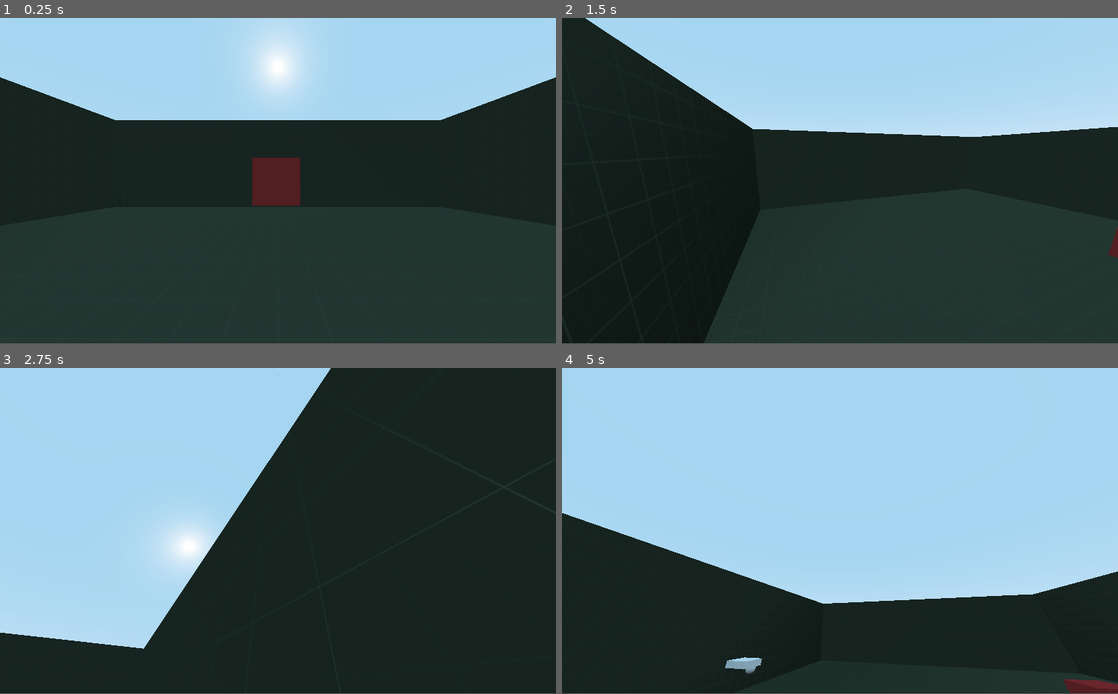
Above: before the commit, frames 1-4 (two rows, left to right).
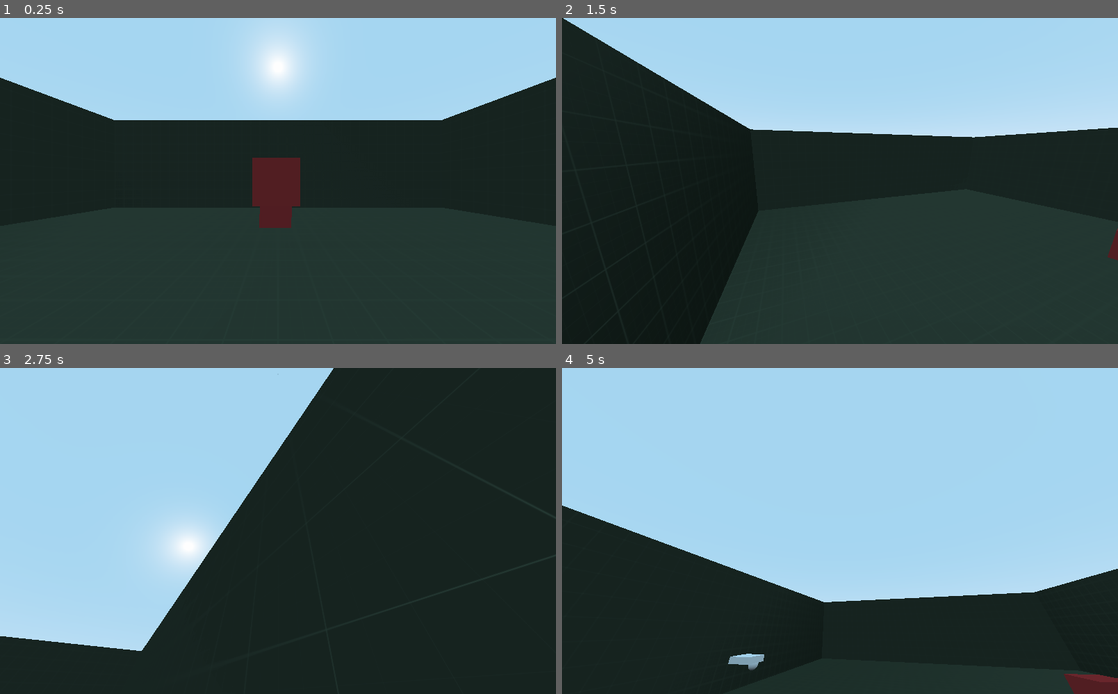
Above: after the commit, the same moments.

Repository: DocentSzachista/PiPG-demo
Game: Godot game, scene res://Main.tscn
The game is run twice, just before and just after one commit, with the same random seed, the same clock (stepped at 60 frames per second) and the same inputs. The project has no main scene, so this scene is started directly.
Inputs (mouse positions are in pixels of both pictures, inside the frame that each line leads up to):
- Up to frame 1 (0.25 s): no input
- Up to frame 2 (1.5 s): move the mouse to (962, 164) at 0.52 s; hold D (move_right) 0.53-1.28 s; tap E (interact) at 0.6, 1.35 s; tap Space (jump) at 0.77 s; move the mouse to (728, 197) at 1.27 s; hold S (move_backward) from 1.28 s (still down)
- Up to frame 3 (2.75 s): tap Space (jump) at 1.52 s; move the mouse to (333, 459) at 2.02 s; release S (move_backward) at 2.03 s; hold D (move_right) from 2.03 s (still down); hold W (move_foward) from 2.03 s (still down); tap E (interact) at 2.3 s
- Up to frame 4 (5 s): move the mouse to (812, 596) at 2.77 s; release W (move_foward) at 2.78 s; tap E (interact) at 2.85, 3.6, 4.55 s; tap Space (jump) at 3.02, 3.77, 4.52 s; move the mouse to (1006, 579) at 3.52 s; release D (move_right) at 3.53 s; hold A (move_left) from 3.53 s (still down); move the mouse to (673, 482) at 4.27 s; tap W (move_foward) at 4.35 s
In our replay, the window is 800x468 before the commit and 800x469 after it. These sizes can differ from the game's own. Grey fills any space a smaller window leaves; there, only what the larger window draws over its background counts as a difference.

The runs differ from the first frame. In frame 1, 0.4% of the frame differs, in the area x 0-100%, y 18-65%; in frame 2, 1.1%; in frame 3, 0.4%; in frame 4, 1.4%, in the area x 0-100%, y 42-100%.

Commit message:
repair gravity add interaction for box

Diff:
--- a/Demo-version/Main.tscn
+++ b/Demo-version/Main.tscn
@@ -69,7 +69,7 @@
 
 [node name="InteractibleBox" parent="." instance=ExtResource( 3 )]
 transform = Transform( 1, 0, 0, 0, 1, 0, 0, 0, 1, -0.0376412, 2.03381, -3.88203 )
-mass = 1.0
+mass = 2.44
 
 [node name="Button" parent="." instance=ExtResource( 4 )]
 transform = Transform( 1, 0, 0, 0, 1, 0, 0, 0, 1, 0, 1.13978, 8.95727 )
@@ -85,3 +85,6 @@
 [node name="AnimationPlayer" type="AnimationPlayer" parent="MovingPlatform"]
 anims/RESET = SubResource( 7 )
 anims/move = SubResource( 8 )
+
+[node name="InteractibleBox2" parent="." instance=ExtResource( 3 )]
+transform = Transform( 1, 0, 0, 0, 1, 0, 0, 0, 1, -0.0752824, 1.01868, -5.59046 )
--- a/Demo-version/assets/Player/InteractionHandler.gd
+++ b/Demo-version/assets/Player/InteractionHandler.gd
@@ -24,17 +24,19 @@
 func _check_interactions()->void:
 
 	if  _raycast.is_colliding() :
-		#print("colide")
 		var collider = _raycast.get_collider()
 		if   collider is RigidBody:
-			_picked_object = _raycast.get_collider() as RigidBody
-			_raycast.enabled = false
+			_set_text("pickup box")
+			if collider.mass <= max_grab_mass:
+				if Input.is_action_just_pressed("interact"):
+					_picked_object = collider as RigidBody
+					_raycast.enabled = false
+
 		elif collider.is_in_group("interactibles")  && collider.has_method("interact") :
 			_set_text(collider.interactible_text)
 			if Input.is_action_just_pressed("interact"):
 				collider.interact()
 	else:
-		print("Not coliding")
 		_set_text(null)
 
 
@@ -45,7 +47,7 @@
 	if direction.length() > drop_distance:
 		_drop_rb()
 	else:
-		_picked_object.linear_velocity =  direction * velocity_mult
+		_picked_object.linear_velocity =  direction * velocity_mult / 2
 
 # Drops the held rigidbody
 func _drop_rb() -> void:
--- a/Demo-version/assets/Player/Player.tscn
+++ b/Demo-version/assets/Player/Player.tscn
@@ -19,12 +19,12 @@
 fov = 90.0
 
 [node name="Spatial" type="Spatial" parent="Head"]
-transform = Transform( 1, 0, 0, 0, 1, 0, 0, 0, 1, 0, 0.00278246, 0 )
+transform = Transform( 1, 0, 0, 0, 1, 0, 0, 0, 1, 0, 0.003, -1.5 )
 script = ExtResource( 2 )
 velocity_mult = 10.0
 
 [node name="InteractionRayCast" type="RayCast" parent="Head/Spatial"]
-transform = Transform( 1, 0, 0, 0, 1, 0, 0, 0, 1, 0, 0, -0.00501674 )
+transform = Transform( 1, 0, 0, 0, 1, 0, 0, 0, 1, 0, 0, 1.5 )
 enabled = true
 cast_to = Vector3( 0, 0, -2 )
 collide_with_areas = true
--- a/Demo-version/assets/UI/UI.tscn
+++ b/Demo-version/assets/UI/UI.tscn
@@ -5,9 +5,9 @@
 margin_bottom = 600.0
 
 [node name="InteractionLabel" type="Label" parent="."]
-margin_top = 561.0
 margin_right = 1022.0
 margin_bottom = 599.0
 text = "Press E to interact "
 align = 1
 valign = 1
+uppercase = true
--- a/Demo-version/project.godot
+++ b/Demo-version/project.godot
@@ -38,6 +38,10 @@
 [debug]
 
 gdscript/completion/autocomplete_setters_and_getters=true
+
+[display]
+
+window/stretch/mode="2d"
 
 [global]
 
